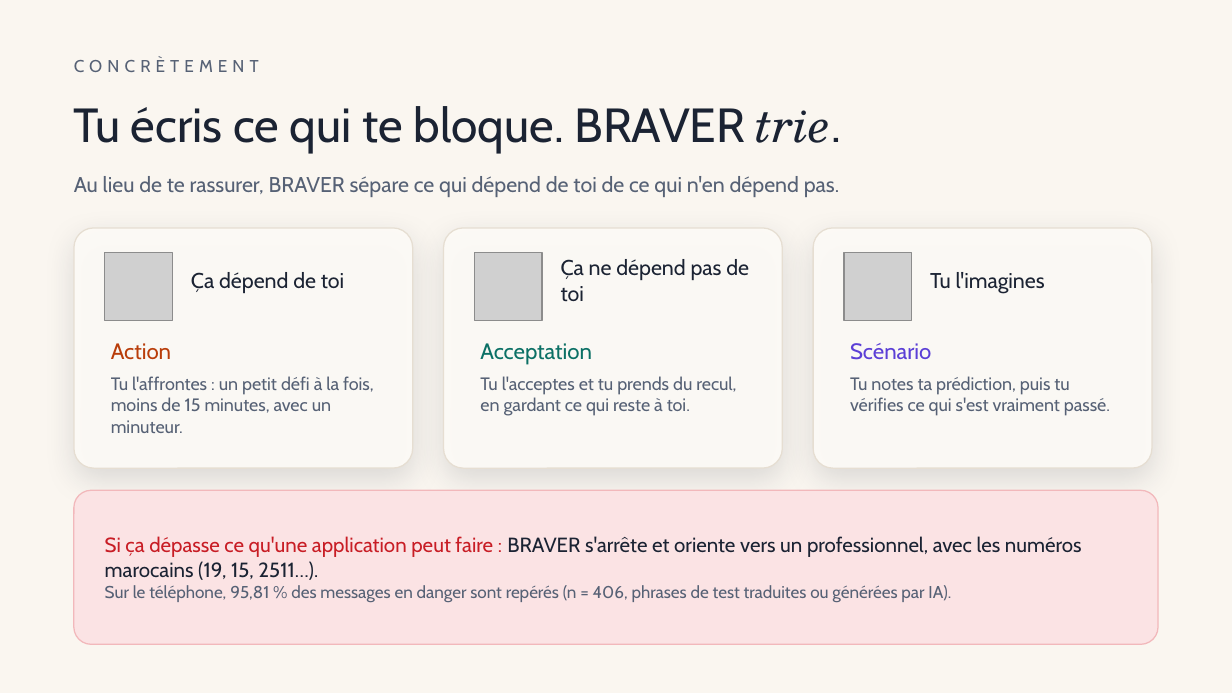
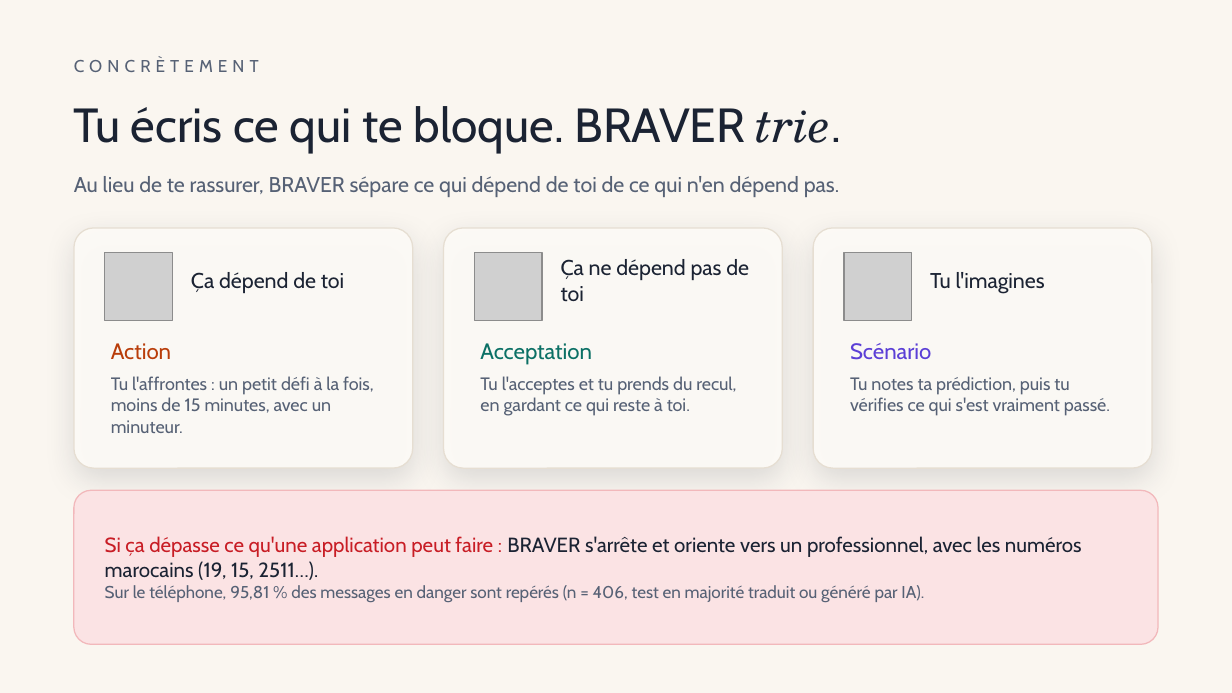
Before and after one commit to ilyasdaoudrma/braver, a slide deck: slide 5 of docs/pitch/BRAVER-Selection-3min.pptx. Drawn at 1232x693 pixels with LibreOffice and Linux fonts; fonts in the diff are those of the drawing; grey boxes stand for pictures; background and template pictures are left out. Boxes give left, top, right and bottom in pixels: in the first picture for what was removed or moved away, otherwise in the second. Text is boxed around its words. In the diff, an @@ line names an element or a change of style, - is before the commit and + after.

```diff
--- a/docs/pitch/BRAVER-Selection-3min.pptx
+++ b/docs/pitch/BRAVER-Selection-3min.pptx
@@ text at bbox=[105, 585, 924, 603]: text changed @@
-Sur le téléphone, 95,81 % des messages en danger sont repérés (n = 406, phrases de test traduites ou générées par IA).
+Sur le téléphone, 95,81 % des messages en danger sont repérés (n = 406, test en majorité traduit ou généré par IA).
```
Also in this commit, not shown: 8 other files.
